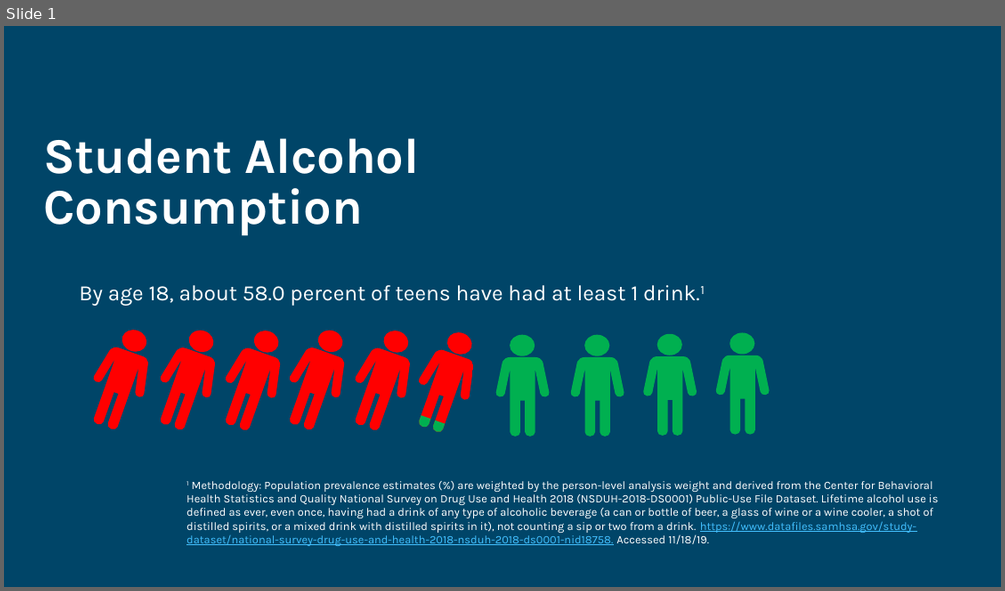
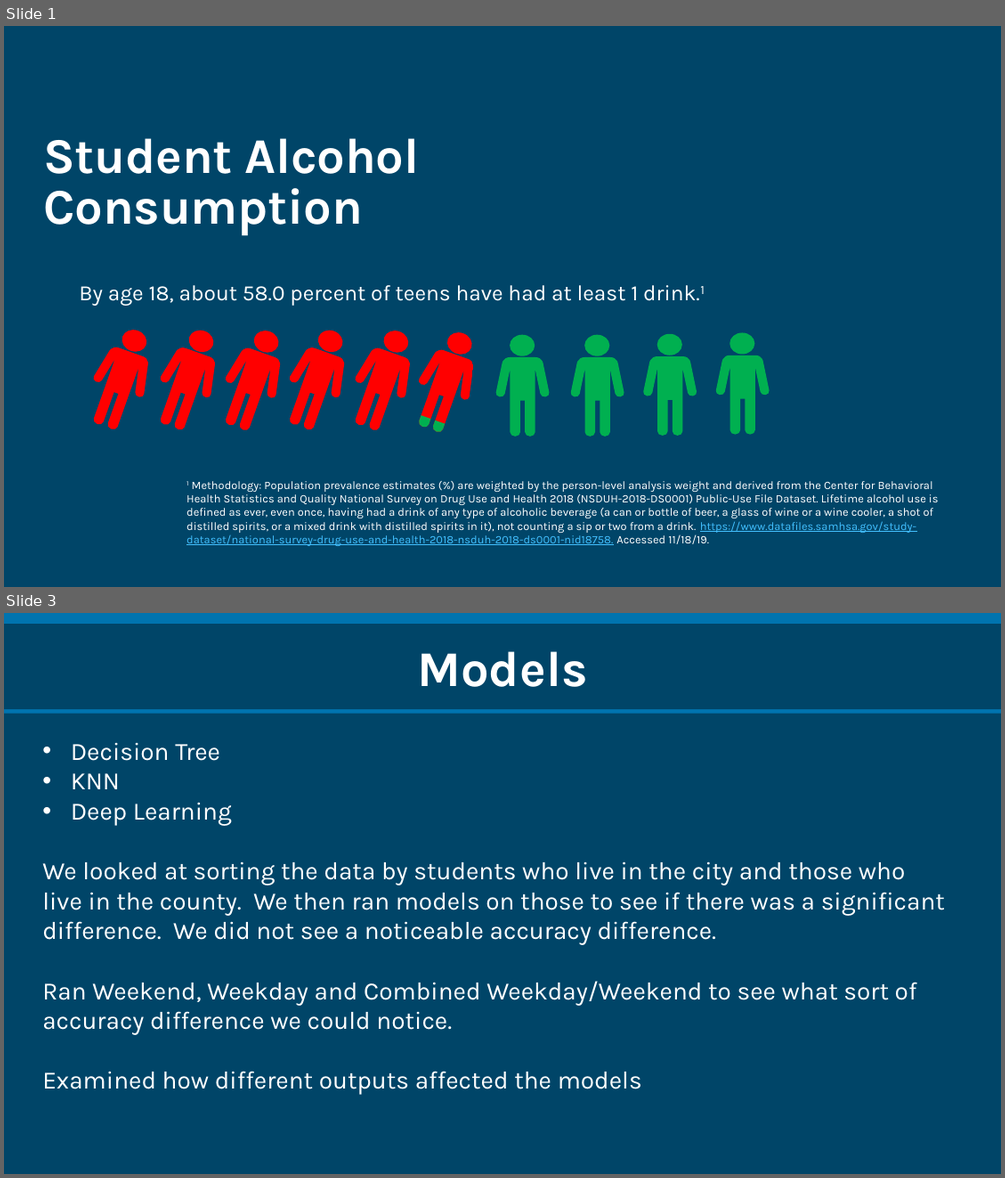
Before and after one commit to SamKraus/project3, a slide deck: Project3PP.pptx. Shown one above the other, each under a label of ours: slide 1 before the commit, slides 1 and 3 after it; the slides between them are not shown. The pictures are 1005x591 and 1005x1178 pixels, drawn with LibreOffice and Linux fonts; fonts in the diff are those of the drawing. Boxes give left, top, right and bottom in pixels: in the first picture for what was removed or moved away, otherwise in the second. Text is boxed around its words. In the diff, an @@ line names an element or a change of style, - is before the commit and + after.

```diff
--- a/Project3PP.pptx
+++ b/Project3PP.pptx
@@ slide 3 added at box(4, 613, 1001, 1174), background #004568; not listed: 1 template element that a slide beside it also shows @@
@@ rectangle added at box(4, 625, 1001, 709), fill #004568, 48 pt, text #FFFFFF, bold @@
+Models
@@ text added at box(42, 743, 945, 1094), 24 pt, text #FFFFFF @@
+• Decision Tree
+• KNN
+• Deep Learning
+We looked at sorting the data by students who live in the city and those who live in the county. We then ran models on those to see if there was a significant difference. We did not see a noticeable accuracy difference.
+Ran Weekend, Weekday and Combined Weekday/Weekend to see what sort of accuracy difference we could notice.
+Examined how different outputs affected the models
```
Also in this commit, not shown: 1 slide changed, 9 other slides added, 10 slides removed.
